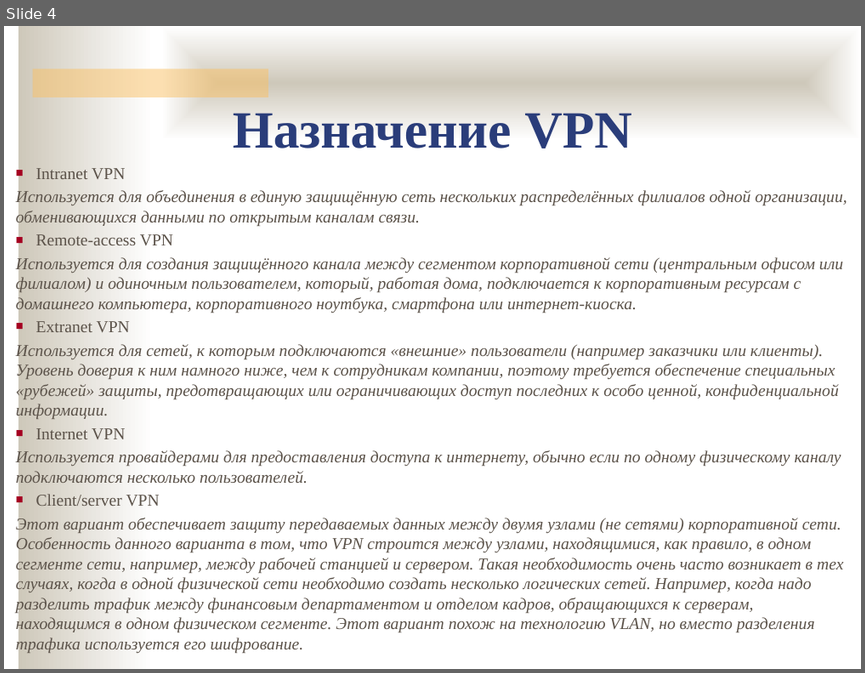
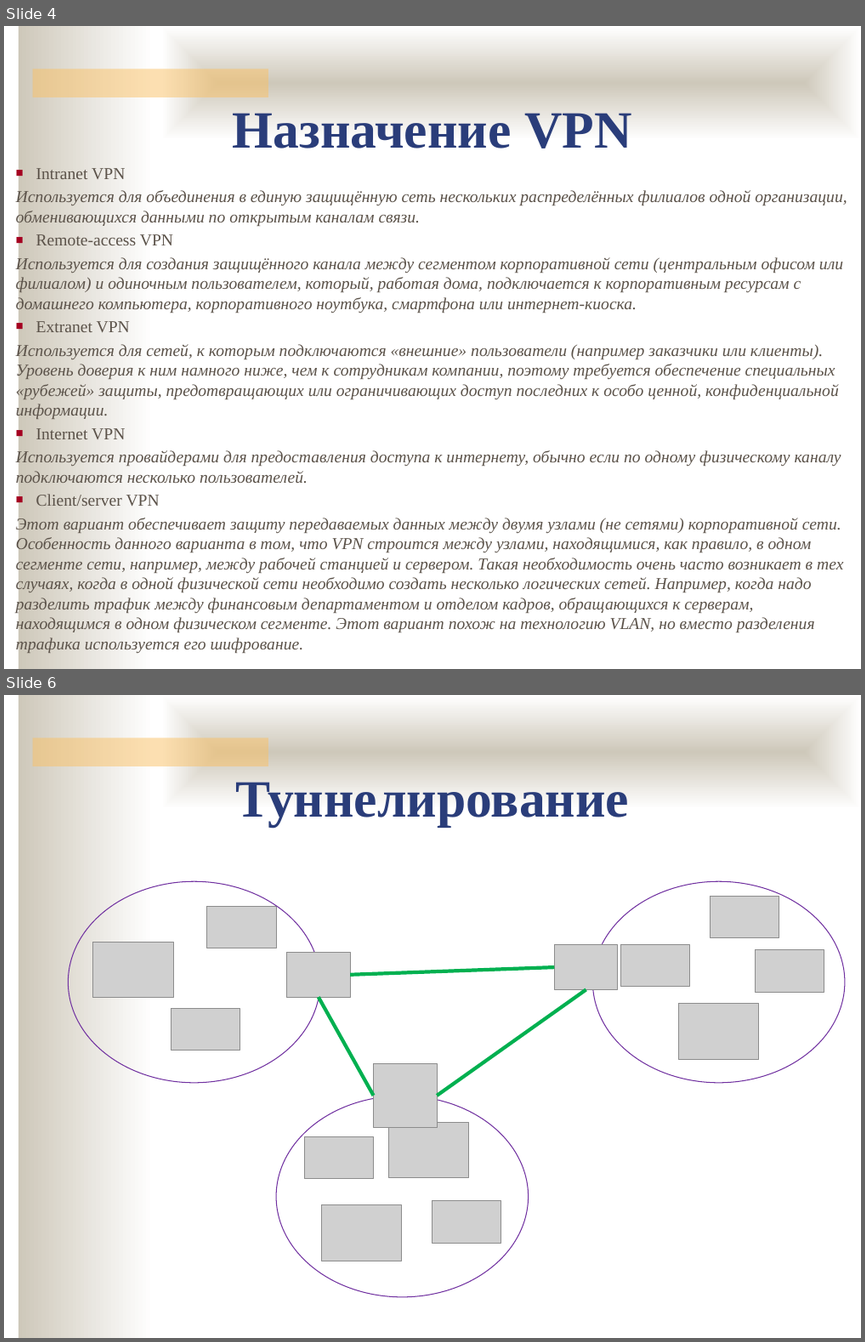
Before and after one commit to ukoloff/nets, a slide deck: lecture/vpn.pptx. Shown one above the other, each under a label of ours: slide 4 before the commit, slides 4 and 6 after it; the slides between them are not shown. The pictures are 865x673 and 865x1342 pixels, drawn with LibreOffice and Linux fonts; fonts in the diff are those of the drawing; grey boxes stand for pictures; background and template pictures are left out. Boxes give left, top, right and bottom in pixels: in the first picture for what was removed or moved away, otherwise in the second. Text is boxed around its words. In the diff, an @@ line names an element or a change of style, - is before the commit and + after.

```diff
--- a/lecture/vpn.pptx
+++ b/lecture/vpn.pptx
@@ slide 6 added at bbox=[4, 695, 861, 1338], background #FFFFFF; not listed: 3 template elements that a slide beside it also shows @@
@@ text added at bbox=[235, 782, 629, 827], 44 pt, text #2A3D7A, bold @@
+Туннелирование
@@ group added at bbox=[69, 882, 845, 1298]: 14 pictures, 3 ellipses @@
@@ line added from (350, 975) to (554, 968), #00B050 3 pt @@
@@ line added from (373, 1095) to (318, 997), #00B050 3 pt @@
@@ line added from (585, 990) to (437, 1095), #00B050 3 pt @@
```
Also in this commit, not shown: 4 other slides added.
